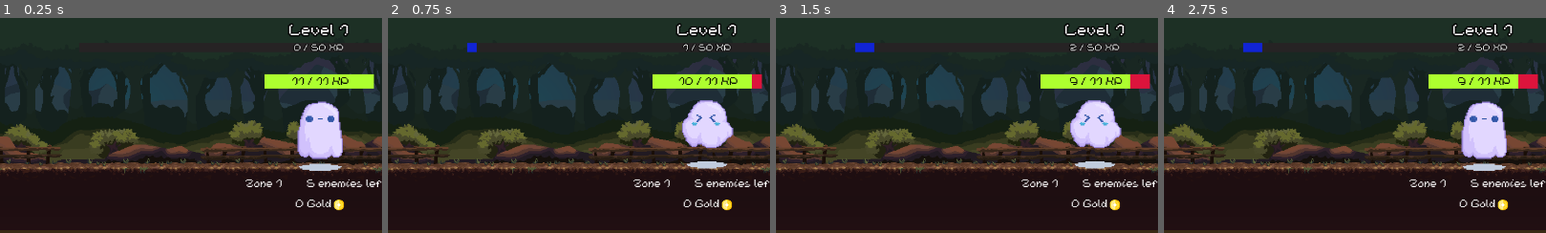
Above: before the commit, frames 1-4 (left to right).
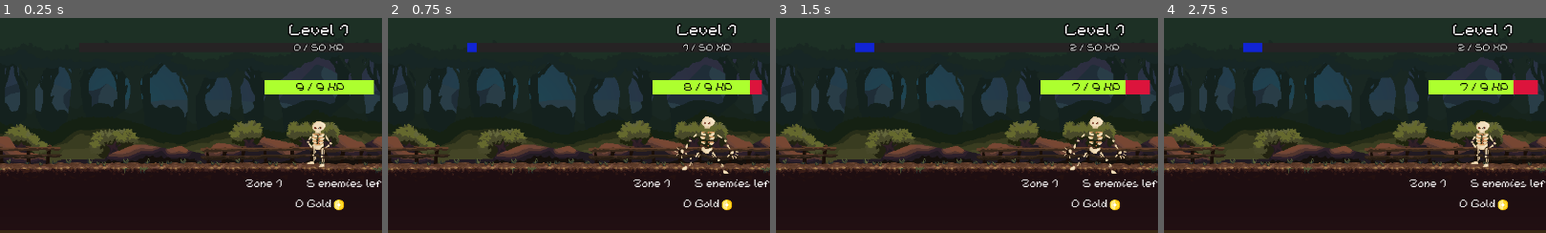
Above: after the commit, the same moments.

Repository: TTTaevas/SwordVenture
Game: Godot game, scene res://scenes/game.tscn
Two runs of this game, one before a commit and one after it. Both use one fixed random seed, a clock stepped at 60 frames per second and the inputs below.
Inputs (mouse positions are % of the whole screen's width and height, from its top left):
- Up to frame 1 (0.25 s): no input
- Up to frame 2 (0.75 s): tap Enter at 0.5 s; move the mouse to (50, 27) at 0.52 s; click (50, 27) at 0.67 s
- Up to frame 3 (1.5 s): tap Space at 1.25 s; move the mouse to (30, 55) at 1.27 s; click (30, 55) at 1.42 s
- Up to frame 4 (2.75 s): tap Enter at 2 s; move the mouse to (60, 28) at 2.02 s; click (60, 28) at 2.17 s
The pictures show only the part of the screen within x 8-58%, y 0-50%; the shares and areas given below are measured in that part.

The runs differ from the first frame. In frame 1, 4.9% of the frame differs, in the area x 69-98%, y 26-72%; in frame 2, 4.6%; in frame 3, 4.6%; in frame 4, 4.9%.

Commit message:
how do you want me to keep track of all these changes

Diff:
--- a/scenes/bottom/category.gd
+++ b/scenes/bottom/category.gd
@@ -11,3 +11,9 @@
 			PlayerVariables.damage_per_attack,
 			PlayerVariables.attacks_per_second
 		]
+	elif category == "potions":
+		$Container/VContainer/Stats.text = "Active potions: %s
+
+		" % [
+			len(find_children("Item*", "", true, false).filter(func(p): return p.level > 0)),
+		]
--- a/scenes/bottom/item.gd
+++ b/scenes/bottom/item.gd
@@ -8,10 +8,12 @@
 var price: int
 
 # Swords
+var psed_equip := false
 var current_dps := 0
 var dps: int
 var original_dps: int
 var level := 0
+var equiped := false
 
 # Potions
 var duration: int
@@ -27,6 +29,9 @@
 	if category == "potions":
 		self.texture_normal = load("res://sprites/shop/button-yellow.png")
 		self.texture_pressed = load("res://sprites/shop/button-yellow-pressed.png")
+	elif category == "scrolls":
+		self.texture_normal = load("res://sprites/shop/button-red.png")
+		self.texture_pressed = load("res://sprites/shop/button-red-pressed.png")
 
 func _process(_delta):
 	if PlayerVariables.gold < price or duration_left > 0 or level + 1 > PlayerVariables.level:
@@ -42,11 +47,14 @@
 			$Stats.text = ""
 	else:
 		if category == "swords":
+			$Equip.show()
 			$Price.text = "Upgrade: %s" % price
 			$Stats.text = "Does %s dps, will do %s if you upgrade it! Requires Level %s." % [current_dps, dps, level + 1]
-		else:
+		elif category == "potions":
 			$Price.text = "New price: %s" % price
 			$Stats.text = "%s left!" % translate_time(duration_left)
+		else:
+			$Price.text = "Buy: %s" % price
 
 	$Name.position.x = (size.x / 2) - ($Name.size.x / 2)
 	var gs_width = $GoldSprite.texture.get_width() * $GoldSprite.scale.x
@@ -55,14 +63,14 @@
 	$GoldSprite.position.x = $Price.position.x + $Price.size.x + 12
 
 	$Description.size = $Description.get_theme_font("font").get_string_size($Description.text)
-	$Description.position.x = size.x + 10
+	$Description.position.x = size.x + (150 if category == "swords" and level > 0 else 10)
 	$Description.position.y = 15
 
 	$Stats.size = $Stats.get_theme_font("font").get_string_size($Stats.text)
-	$Stats.position.x = size.x + 10
+	$Stats.position.x = size.x + (150 if category == "swords" and level > 0 else 10)
 	$Stats.position.y = 35
 
-	var children_on_button := get_children().filter(func(c): return c.name != "Stats" and c.name != "Description")
+	var children_on_button := get_children().filter(func(c): return c.name in ["Name", "Price", "GoldSprite"])
 	if button_pressed and psed == false:
 		psed = true
 		for i in children_on_button:
@@ -72,18 +80,35 @@
 		for i in children_on_button:
 			i.position.y -= 5
 
+	if equiped == false:
+		$Equip/Action.text = "Equip!"
+	else:
+		$Equip/Action.text = "Unequip!"
+	$Equip/Action.size = $Equip/Action.get_theme_font("font").get_string_size($Equip/Action.text)
+	$Equip/Action.position.x = ($Equip.size.x - $Equip/Action.size.x) / 2
+
+	if $Equip.button_pressed and psed_equip == false:
+		psed_equip = true
+		for i in $Equip.get_children():
+			i.position.y += 5
+	elif $Equip.button_pressed == false and psed_equip:
+		psed_equip = false
+		for i in $Equip.get_children():
+			i.position.y -= 5
+
 func _pressed():
 	level += 1
 	PlayerVariables.gold -= price
 
 	if category == "swords":
-		var arr = PlayerVariables.swords.filter(func(i): return i.i_name != self.i_name)
-		arr.push_back({"i_name": self.i_name, "dps": self.dps})
+		var arr = PlayerVariables.swords.filter(func(s): return s.i_name != self.i_name)
+		arr.push_back({"i_name": self.i_name, "dps": self.dps, "equiped": self.equiped})
 		PlayerVariables.swords = arr
 
 		price = ceil(price * 1.07)
 		current_dps = dps
 		dps += original_dps
+
 	elif category == "potions":
 		price = ceil(price * 8.60)
 		duration_left = duration
@@ -94,6 +119,10 @@
 			if i + 1 == duration:
 				expired_effect.call()
 				level -= 1
+
+	elif category == "scrolls":
+		price = ceil(price * 20.50)
+		effect.call()
 
 func translate_time(seconds: int):
 	var m := 0
@@ -109,3 +138,14 @@
 
 	var se = ("0%s" % s) if s < 10 else str(s)
 	return "%s:%s" % [m, se]
+
+func _on_equip_pressed():
+	if not equiped:
+		if len(PlayerVariables.swords.filter(func(s): return s.equiped)) + 1 <= PlayerVariables.max_equiped_swords:
+			equiped = true
+	else:
+		equiped = false
+
+	var arr = PlayerVariables.swords.filter(func(s): return s.i_name != self.i_name)
+	arr.push_back({"i_name": self.i_name, "dps": self.current_dps, "equiped": self.equiped})
+	PlayerVariables.swords = arr
--- a/scenes/bottom/item.tscn
+++ b/scenes/bottom/item.tscn
@@ -7,6 +7,8 @@
 [ext_resource type="FontFile" uid="uid://kr3d464f7640" path="res://NineteenNinetySix-lWzq.ttf" id="5_20twl"]
 [ext_resource type="LabelSettings" uid="uid://cpuux455m0mhe" path="res://font.tres" id="6_mtfhp"]
 [ext_resource type="Texture2D" uid="uid://dsurnabs8anjd" path="res://sprites/icons/coin.png" id="7_qq4lu"]
+[ext_resource type="Texture2D" uid="uid://ivrqd0p61fog" path="res://sprites/shop/button-small.png" id="8_y3pik"]
+[ext_resource type="Texture2D" uid="uid://co46pbec0dv3s" path="res://sprites/shop/button-small-pressed.png" id="9_epjln"]
 
 [sub_resource type="LabelSettings" id="LabelSettings_ltf2n"]
 line_spacing = 2.0
@@ -47,10 +49,10 @@
 
 [node name="Stats" type="Label" parent="."]
 layout_mode = 0
-offset_left = 350.0
-offset_top = 24.0
-offset_right = 459.0
-offset_bottom = 47.0
+offset_left = 546.0
+offset_top = 10.0
+offset_right = 655.0
+offset_bottom = 33.0
 text = "Some stats"
 label_settings = ExtResource("6_mtfhp")
 
@@ -62,3 +64,25 @@
 offset_bottom = 197.0
 text = "The item's epic description!"
 label_settings = ExtResource("6_mtfhp")
+
+[node name="Equip" type="TextureButton" parent="."]
+visible = false
+layout_mode = 0
+offset_left = 305.0
+offset_right = 440.0
+offset_bottom = 65.0
+keep_pressed_outside = true
+texture_normal = ExtResource("8_y3pik")
+texture_pressed = ExtResource("9_epjln")
+texture_disabled = ExtResource("3_0rjeu")
+
+[node name="Action" type="Label" parent="Equip"]
+layout_mode = 0
+offset_left = 21.0
+offset_top = 18.0
+offset_right = 115.0
+offset_bottom = 41.0
+text = "equip?!!"
+label_settings = SubResource("LabelSettings_ltf2n")
+
+[connection signal="pressed" from="Equip" to="." method="_on_equip_pressed"]
--- a/scenes/bottom_screen.gd
+++ b/scenes/bottom_screen.gd
@@ -1,16 +1,16 @@
 extends Node2D
 
 var categories = [
-	{"name": "swords", "sprite": "res://sprites/icons/sword.png", "required_level": 2}, #2
-	{"name": "potions", "sprite": "res://sprites/icons/potion.png", "required_level": 4}, #4
-	{"name": "scrolls", "sprite": "res://sprites/icons/scroll.png", "required_level": 10}, #10
-	{"name": "enchantments", "sprite": "res://sprites/icons/spark.png", "required_level": 20}, #20
+	{"name": "swords", "sprite": "res://sprites/icons/sword.png", "required_level": 2},
+	{"name": "scrolls", "sprite": "res://sprites/icons/scroll.png", "required_level": 5},
+	{"name": "potions", "sprite": "res://sprites/icons/potion.png", "required_level": 10},
+	{"name": "enchantments", "sprite": "res://sprites/icons/spark.png", "required_level": 20},
 ]
 
 var items = [
-	{"category": "swords", "price": 5, "dps": 1, "i_name": "Wooden Stick", #5 #1
+	{"category": "swords", "price": 5, "dps": 1, "i_name": "Wooden Stick",
 	"i_description": "A weird stick an old man sold you. It looks very fragile."},
-	{"category": "swords", "price": 30, "dps": 3, "i_name": "Stone Sword", #30
+	{"category": "swords", "price": 30, "dps": 3, "i_name": "Stone Sword",
 	"i_description": "Two rocks assembled on a stick. It's very cubic."},
 	{"category": "swords", "price": 100, "dps": 7, "i_name": "Iron Sword",
 	"i_description": "Forged by a blacksmith amateur. You'll have to deal with it."},
@@ -20,6 +20,21 @@
 	"i_description": "A magical sword made of fire. Useful to cook some skeletons."},
 	{"category": "swords", "price": 12000, "dps": 150, "i_name": "Sapphire Sword",
 	"i_description": "Infused with magic, this sword shoots waves."},
+	{"category": "swords", "price": 24000, "dps": 220, "i_name": "Ice Sword",
+	"i_description": "Makes the coins your foes turn into become almost too cold to pick up."},
+	{"category": "swords", "price": 40000, "dps": 400, "i_name": "VERY Sharp Sword",
+	"i_description": "Really cool-looking, but its blade is so edgy it renders any sheath useless..."},
+	{"category": "swords", "price": 100000, "dps": 1000, "i_name": "Titan Sword",
+	"i_description": "You stole this sword from a mighty Titan. Well done."},
+	{"category": "swords", "price": 150000, "dps": 1250, "i_name": "Legendary Sword",
+	"i_description": "Rumoured to be hidden in the Dark Forest's depths, it turns out those rumours were accurate."},
+
+	{"category": "scrolls", "price": 200, "i_name": "Sword Wielding",
+	"i_description": "Learn to wield more swords at once!",
+	"effect": func(): PlayerVariables.max_equiped_swords += 1},
+	{"category": "scrolls", "price": 500, "i_name": "Practicing Smarter",
+	"i_description": "Learn to gain 50% more experience!",
+	"effect": func(): PlayerVariables.xp_effects.push_front(1.5)},
 
 	{"category": "potions", "price": 5000, "duration": 15 * 60, "i_name": "Potion of Experience",
 	"i_description": "Doubles the XP you gain from monsters for 15 minutes!",
@@ -85,11 +100,11 @@
 			var x = shop.find_children("Item_*", "", true, false)[0].get_theme_font("font").get_string_size(l.i_description).x
 			separator_h.name = "Separator_%s-horizontal" % cat["name"]
 			separator_h.texture.set_height(2)
-			separator_h.texture.set_width(x * 2)
+			separator_h.texture.set_width(x + 600)
 			shop.find_child("Container", true, false).add_child(separator_h)
 
 			# Cheat for vertical scrollbar
-			separator_v.name = "Separator_%s-%s" % [cat["name"], separator_v.get_instance_id()]
+			separator_v.name = "Separator_%s-vertical" % cat["name"]
 			separator_v.texture.set_height(50 + (len(filtered_items) * 10))
 			shop.find_child("VContainer", true, false).add_child(separator_v)
 
@@ -99,7 +114,7 @@
 	$Background.size.y = screen.y - 290
 
 	var gs_width = $GoldSprite.texture.get_width() * $GoldSprite.scale.x
-	$Gold.text = "%s Gold" % PlayerVariables.gold
+	$Gold.text = "%s Gold" % PlayerVariables.displayNumber(PlayerVariables.gold)
 	$Gold.size = $Gold.get_theme_font("font").get_string_size($Gold.text)
 	$Gold.position.x = (screen.x / 2) - ($Gold.size.x / 2) - (gs_width / 2)
 	$GoldSprite.position.x = $Gold.position.x + $Gold.size.x + 12
--- a/scenes/enemy_screen.gd
+++ b/scenes/enemy_screen.gd
@@ -1,7 +1,7 @@
 extends Node2D
 
-var enemy_scene = preload("res://scenes/top/enemy.tscn")
-var enemies_left = 0
+var enemy_scene := preload("res://scenes/top/enemy.tscn")
+var enemies_left := 0
 
 var animation_ongoing := false
 
@@ -14,8 +14,8 @@
 
 func _process(_delta):
 	enemies_left = PlayerVariables.enemies_to_progress - PlayerVariables.enemies_killed
-	$Enemies_left.text = "%s enem%s left!" % [enemies_left, "ies" if enemies_left > 1 else "y"]
-	$Zone.text = "Zone %s" % PlayerVariables.zone
+	$Enemies_left.text = "%s enem%s left!" % [PlayerVariables.displayNumber(enemies_left), "ies" if enemies_left > 1 else "y"]
+	$Zone.text = "Zone %s" % PlayerVariables.displayNumber(PlayerVariables.zone)
 
 	$Zone.size = $Zone.get_theme_font("font").get_string_size($Zone.text)
 	$Enemies_left.size = $Enemies_left.get_theme_font("font").get_string_size($Enemies_left.text)
@@ -25,7 +25,7 @@
 func pacification(method, e):
 	if method == "death":
 		PlayerVariables.enemies_killed += 1
-		PlayerVariables.gain_gold(max(1, round(e.max_health / 10)))
+		PlayerVariables.gain_gold(max(1, int(e.max_health / 10)))
 		PlayerVariables.gain_experience(PlayerVariables.zone)
 	elif method == "flee":
 		var enemy = e.duplicate()
--- a/scenes/game.gd
+++ b/scenes/game.gd
@@ -8,7 +8,7 @@
 		game_clock = 0
 
 		var dps := 0.0
-		for sword in PlayerVariables.swords:
+		for sword in PlayerVariables.swords.filter(func(s): return s.equiped):
 			dps += sword.dps
 
 		var aps := dps
--- a/scenes/player_variables.gd
+++ b/scenes/player_variables.gd
@@ -1,40 +1,57 @@
 extends Node
+
+# Higher is easier
+const game_difficulty = 1
 
 var misc_effects = []
 
 var level := 1
-var experience := 0
-var max_experience := 50
+var experience := 0.0
+var max_experience := 50 / game_difficulty
 var xp_effects := []
 func gain_experience(xp):
 	for effect in xp_effects:
 		xp *= effect
 
 	while xp > 0:
-		experience += 1
+		experience += 1 * game_difficulty
 		if experience >= max_experience:
 			level += 1
 			experience = 0
 			max_experience = round(PlayerVariables.max_experience * 1.4)
 		xp -= 1
 
-var gold := 0
+var gold := 0.0
 var gold_effects := []
 func gain_gold(g):
 	for effect in gold_effects:
 		g *= effect
-
 	while g > 0:
-		gold += 1
+		gold += 1 * game_difficulty
 		g -= 1
 
-var zone := 1
+var zone := 1.0
 var enemies_to_progress := 5
 var enemies_killed := 0
 var enemies_fled := []
-var default_hp := 10
+var default_hp := 10.0 / game_difficulty
 
-var damage_per_second := 0
-var damage_per_attack := 0
-var attacks_per_second := 0
+var max_equiped_swords := 1
+var damage_per_second := 0.0
+var damage_per_attack := 0.0
+var attacks_per_second := 0.0
 var swords = []
+
+func displayNumber(num):
+	var x := str(round(num))
+	var y := 0
+	if len(x) < 4:
+		return x
+
+	while len(x) > 6:
+		y += 1
+		x = x.substr(0, len(x) - 3)
+
+	var z := len(x) - 3
+	return "%s,%s%s" % [x.substr(0, z), x.substr(z, len(x)),
+	["","K","M","B","T","q","Q","s","S","O","N","d","U","D","!","@","#","$","%","^","&","*"][y]]
--- a/scenes/top/background.gd
+++ b/scenes/top/background.gd
@@ -4,13 +4,12 @@
 	var screen := get_viewport_rect().size
 	var elements := find_children("", "TextureRect")
 
-	var size = 640
+	var size := 640
 	while size < screen.x * 3:
 		size += 640
 
 	for i in elements:
 		i.size.x = size
-
 		if abs(i.position.x) > 640 :
 			i.position.x = 0
 
@@ -19,8 +18,7 @@
 	var time := randf_range(0.90, max_time)
 	var speed := normal_speed + (time / 2)
 
-	var c = randi() % 3
-	var positive := bool(randi() % 2)
+	var red_objective := float(int(PlayerVariables.zone) % 10) / 15
 
 	while time > 0:
 		await get_tree().create_timer(0.01).timeout
@@ -42,16 +40,12 @@
 			speed /= 1.05
 		time -= 0.01
 
-		var colors = [$Light.color.r, $Light.color.g, $Light.color.b, $Light.color.a]
-		if positive:
-			colors[c] += randf_range(0.00, 0.0005)
-		else:
-			colors[c] -= randf_range(0.00, 0.0005)
-		if colors[c] > 0.7 and positive:
-			positive = false
-		if colors[c] < -0.2 and not positive:
-			positive = true
-		$Light.set_color(Color(colors[0], colors[1], colors[2], colors[3]))
+		if $Light.color.r < red_objective:
+			var red = $Light.color.r + (speed / 100000)
+			$Light.set_color(Color(red, $Light.color.g, $Light.color.b, $Light.color.a))
+		elif $Light.color.r > red_objective:
+			var red = $Light.color.r - (speed / 20000)
+			$Light.set_color(Color(red, $Light.color.g, $Light.color.b, $Light.color.a))
 
 	for i in enemies:
 		i.free()
--- a/scenes/top/enemy.gd
+++ b/scenes/top/enemy.gd
@@ -21,8 +21,8 @@
 var fleeing := false
 var fled_once := false
 
-var max_health: int
-var health: int
+var max_health: float
+var health: float
 
 var personality: String
 
@@ -58,6 +58,7 @@
 
 	var default_hp = randf_range(PlayerVariables.default_hp * 0.8, PlayerVariables.default_hp * 1.2)
 	health = default_hp * (((PlayerVariables.zone - 1) * 1.88) if PlayerVariables.zone > 1 else 1.0)
+	health *= max(1, float((int(PlayerVariables.zone) - 1) % 10) / 5)
 	if personality == "persistent":
 		health *= 1.3
 	elif personality == "caring":
@@ -111,7 +112,8 @@
 		pacification.emit("death", self)
 
 	elif personality == "coward" and not fleeing and not found_dead:
-		var dice = floor(randf_range(1, ((100 * (health + int(PlayerVariables.level / 2))) / max_health)))
+		@warning_ignore("integer_division")
+		var dice = max(2, floor(randf_range(1, ((100 * (health + int(PlayerVariables.level / 2))) / max_health))))
 
 		if dice <= (panic * 3) or fled_once:
 			shake += 2 if dice <= (panic) else -shake + -2
--- a/scenes/top/health.gd
+++ b/scenes/top/health.gd
@@ -11,6 +11,9 @@
 
 	self.value = monster.health
 	self.max_value = monster.max_health
-	$Label.text = "%s / %s HP" % [max(0, monster.health), monster.max_health]
+	$Label.text = "%s / %s HP" % [
+		PlayerVariables.displayNumber(max(0, monster.health)),
+		PlayerVariables.displayNumber(monster.max_health)
+	]
 	$Label.size = $Label.get_theme_font("font").get_string_size($Label.text)
 	$Label.position.x = (size.x / 2) - ($Label.size.x / 2) + 2
--- a/scenes/top/level.gd
+++ b/scenes/top/level.gd
@@ -12,8 +12,11 @@
 	$ExperienceBar.value = PlayerVariables.experience
 	$ExperienceBar.max_value = PlayerVariables.max_experience
 
-	$ExperienceLabel.text = "%s / %s XP" % [$ExperienceBar.value, $ExperienceBar.max_value]
-	$LevelLabel.text = "Level %s" % PlayerVariables.level
+	$ExperienceLabel.text = "%s / %s XP" % [
+		PlayerVariables.displayNumber($ExperienceBar.value),
+		PlayerVariables.displayNumber($ExperienceBar.max_value)
+	]
+	$LevelLabel.text = "Level %s" % PlayerVariables.displayNumber(PlayerVariables.level)
 	$ExperienceLabel.size = $ExperienceLabel.get_theme_font("font").get_string_size($ExperienceLabel.text)
 	$LevelLabel.size = $LevelLabel.get_theme_font("font").get_string_size($LevelLabel.text)
 
Not shown: 1 places in scenes/bottom/item.tscn that only renumber resources
Binary file added: sprites/shop/button-small-disabled.png
Not shown, added: sprites/shop/button-small-disabled.png.import
Binary file added: sprites/shop/button-small-pressed.png
Not shown, added: sprites/shop/button-small-pressed.png.import
Binary file added: sprites/shop/button-small.png
Not shown, added: sprites/shop/button-small.png.import
